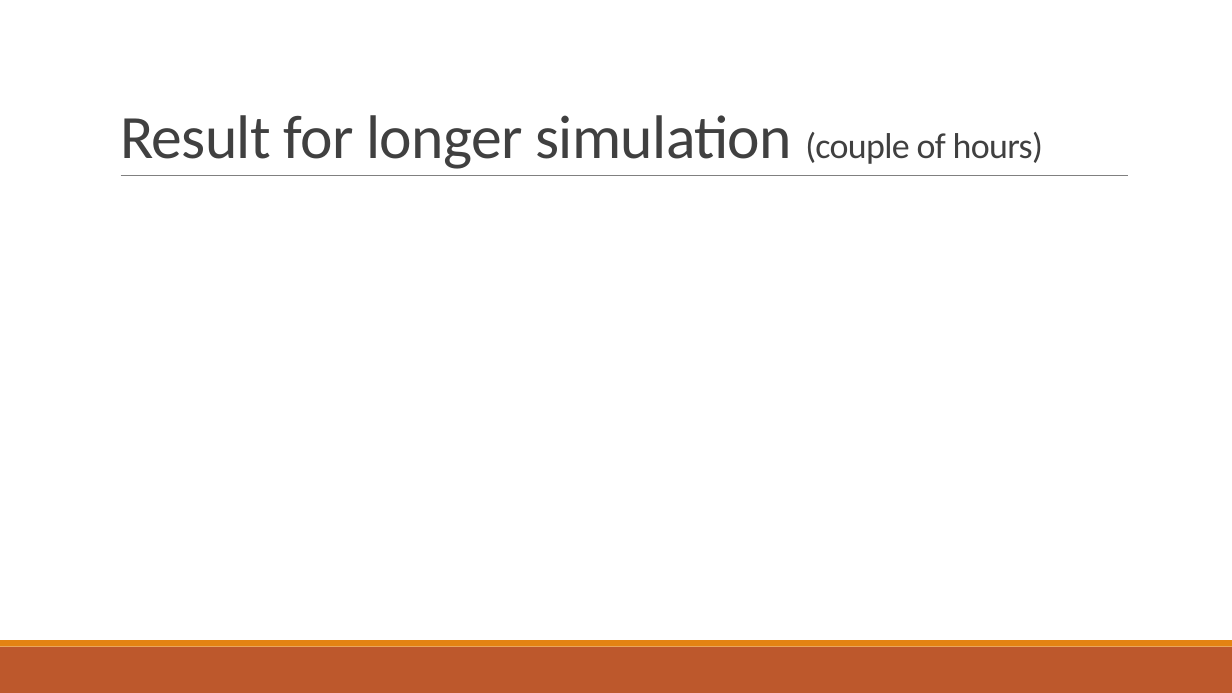
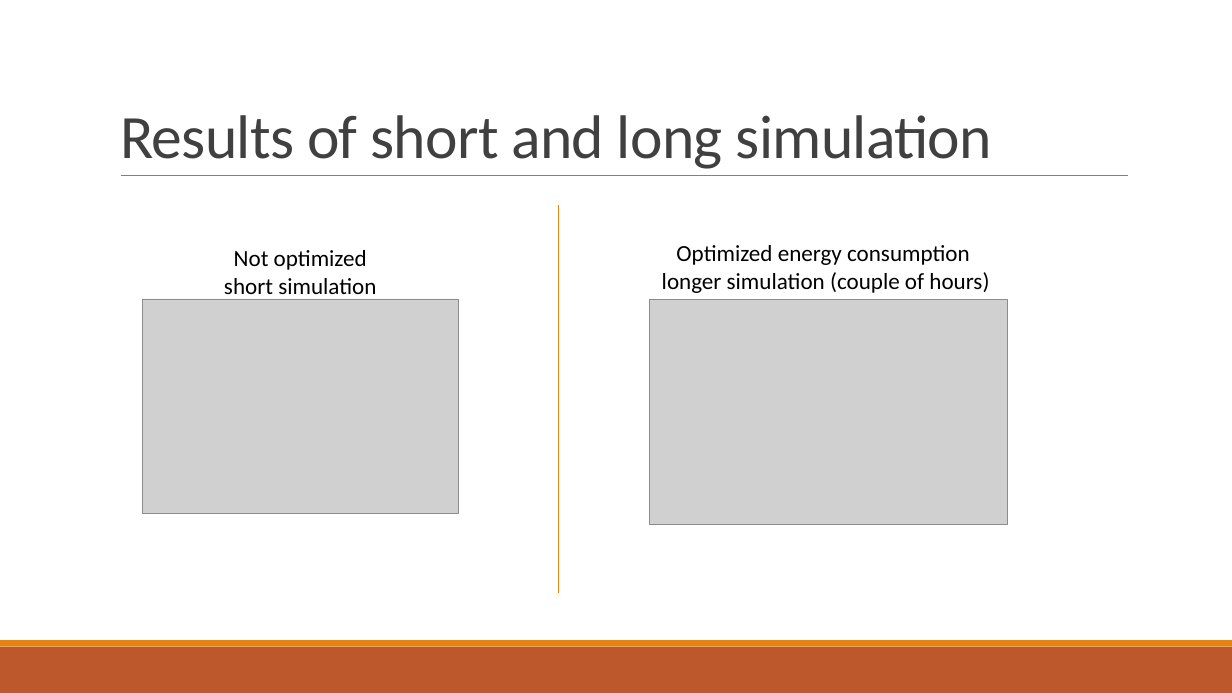
Before and after one commit to BauerMatthias/ECommerce, a slide deck: slide 5 of Lab3/Presentation3.pptx. Drawn at 1232x693 pixels with LibreOffice and Linux fonts; fonts in the diff are those of the drawing; grey boxes stand for pictures. Boxes give left, top, right and bottom in pixels: in the first picture for what was removed or moved away, otherwise in the second. Text is boxed around its words. In the diff, an @@ line names an element or a change of style, - is before the commit and + after.

Commit message:
Presentation with results
Results added to presentation

```diff
--- a/Lab3/Presentation3.pptx
+++ b/Lab3/Presentation3.pptx
@@ title at (120,115,993,169): text changed @@
-Result for longer simulation (couple of hours)
+Results of short and long simulation
@@ line added from (558, 205) to (558, 593), #E48312 1 pt @@
@@ text added at (224,250,376,301), 18 pt, text #000000 @@
+Not optimized
+short simulation
@@ text added at (662,245,989,293), 18 pt, text #000000 @@
+Optimized energy consumption
+longer simulation (couple of hours)
@@ picture added at (142,299,458,514) @@
@@ picture added at (650,299,1008,525) @@
```
Also in this commit, not shown: 1 other slide changed.
